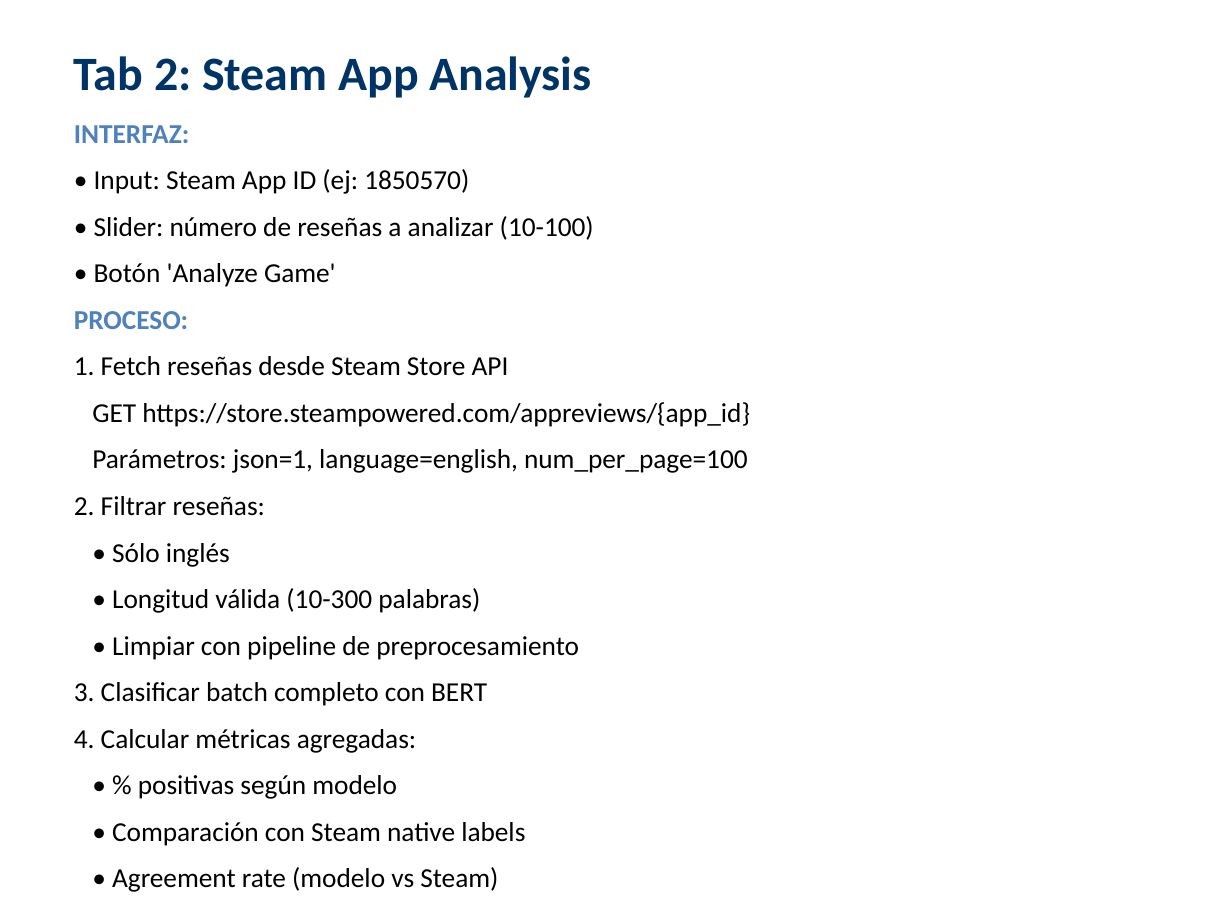
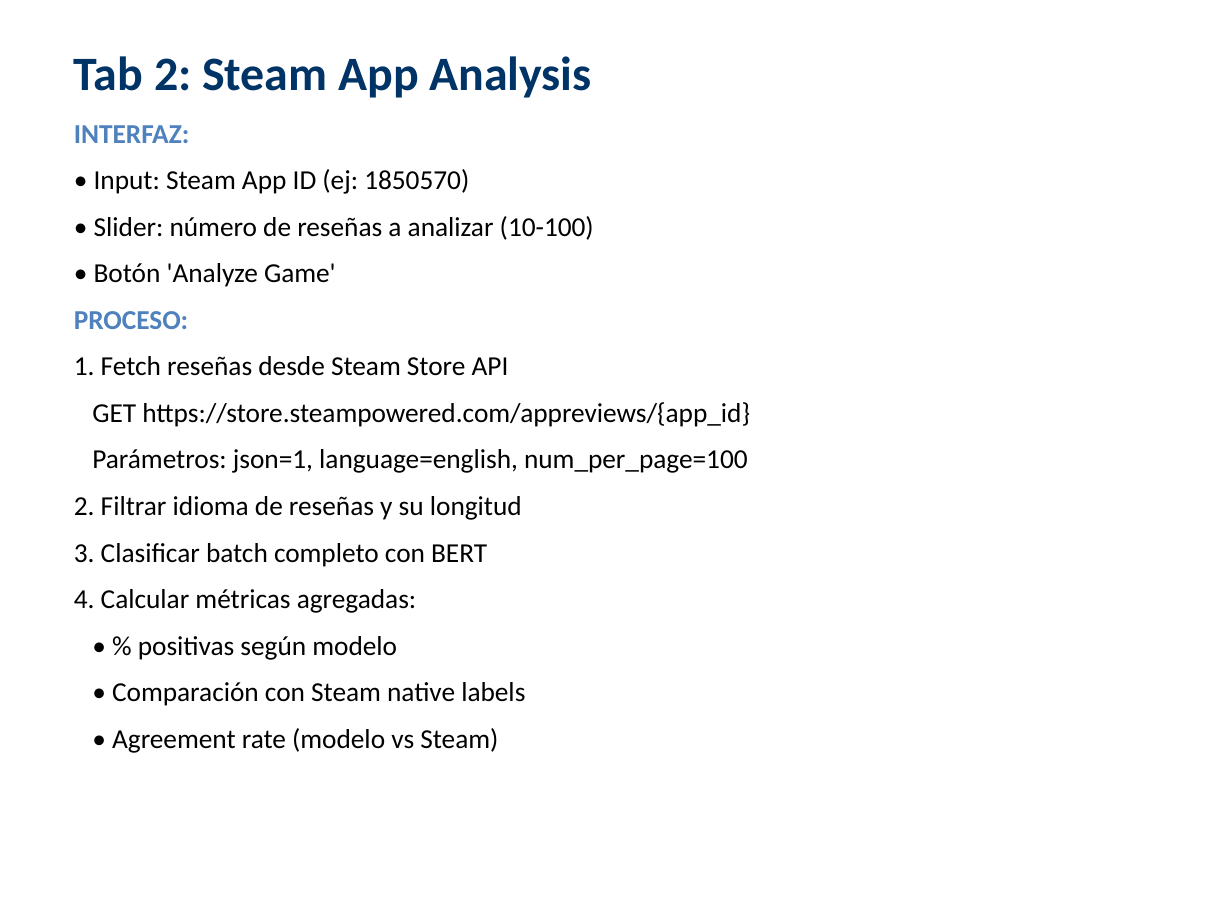
Before and after one commit to aguilarezequiel/stem-review-classifier, a slide deck: slide 42 of docs/Presentacion_Final_Steam_Classifier.pptx (slide 39 before the commit). Drawn at 1232x924 pixels with LibreOffice and Linux fonts; fonts in the diff are those of the drawing. Boxes give left, top, right and bottom in pixels: in the first picture for what was removed or moved away, otherwise in the second. Text is boxed around its words. In the diff, an @@ line names an element or a change of style, - is before the commit and + after.

```diff
--- a/docs/Presentacion_Final_Steam_Classifier.pptx
+++ b/docs/Presentacion_Final_Steam_Classifier.pptx
@@ text at (74,496,522,520): text changed @@
-2. Filtrar reseñas:
-• Sólo inglés
-• Longitud válida (10-300 palabras)
-• Limpiar con pipeline de preprocesamiento
+2. Filtrar idioma de reseñas y su longitud
```
Also in this commit, not shown: 27 other slides changed, 4 slides added, 2 slides removed.
